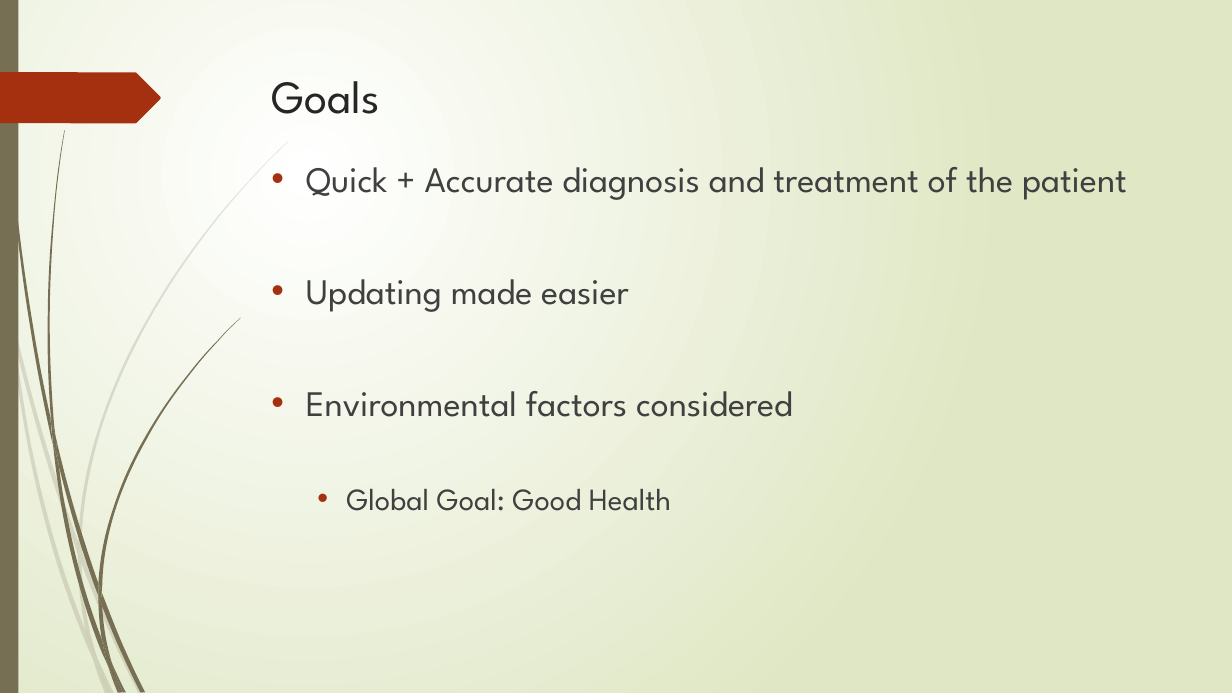
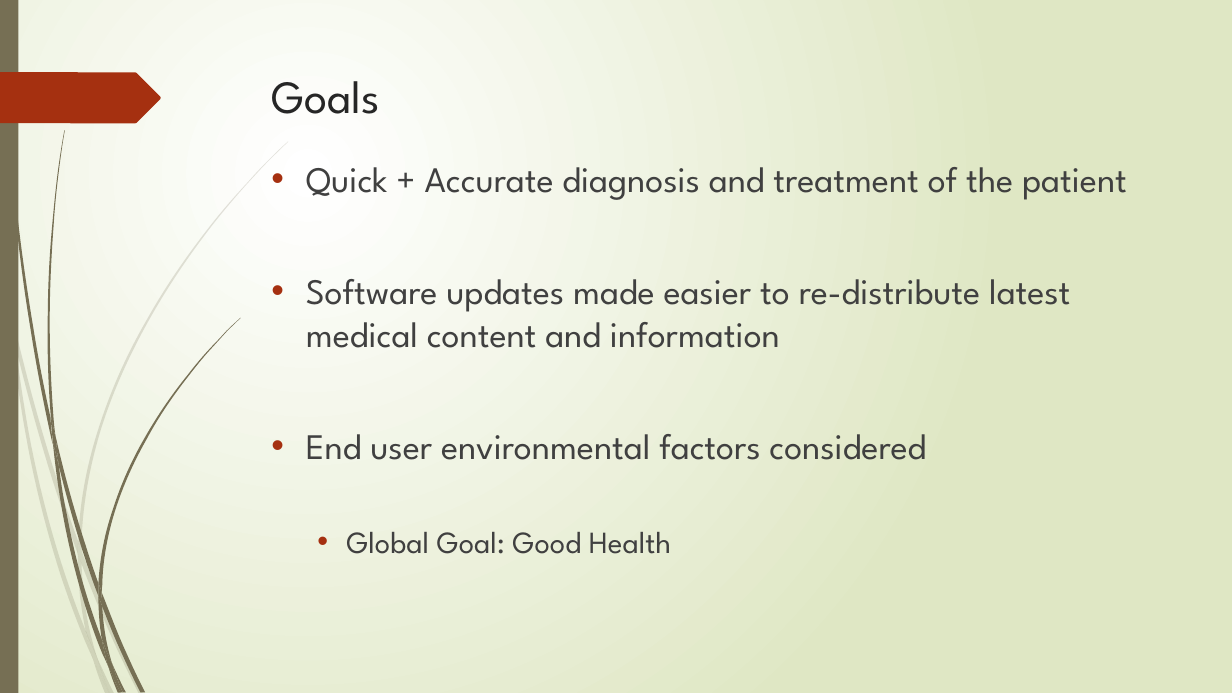
Before and after one commit to bournemouth17/team-5, a slide deck: slide 2 of RNLI.pptx. Drawn at 1232x693 pixels with LibreOffice and Linux fonts; fonts in the diff are those of the drawing. Boxes give left, top, right and bottom in pixels: in the first picture for what was removed or moved away, otherwise in the second. Text is boxed around its words. In the diff, an @@ line names an element or a change of style, - is before the commit and + after.

```diff
--- a/RNLI.pptx
+++ b/RNLI.pptx
@@ text at [306, 279, 1070, 460]: text changed @@
-• Updating made easier
-• Environmental factors considered
+• Software updates made easier to re-distribute latest medical content and information
+• End user environmental factors considered
```
Also in this commit, not shown: 3 other slides changed.
